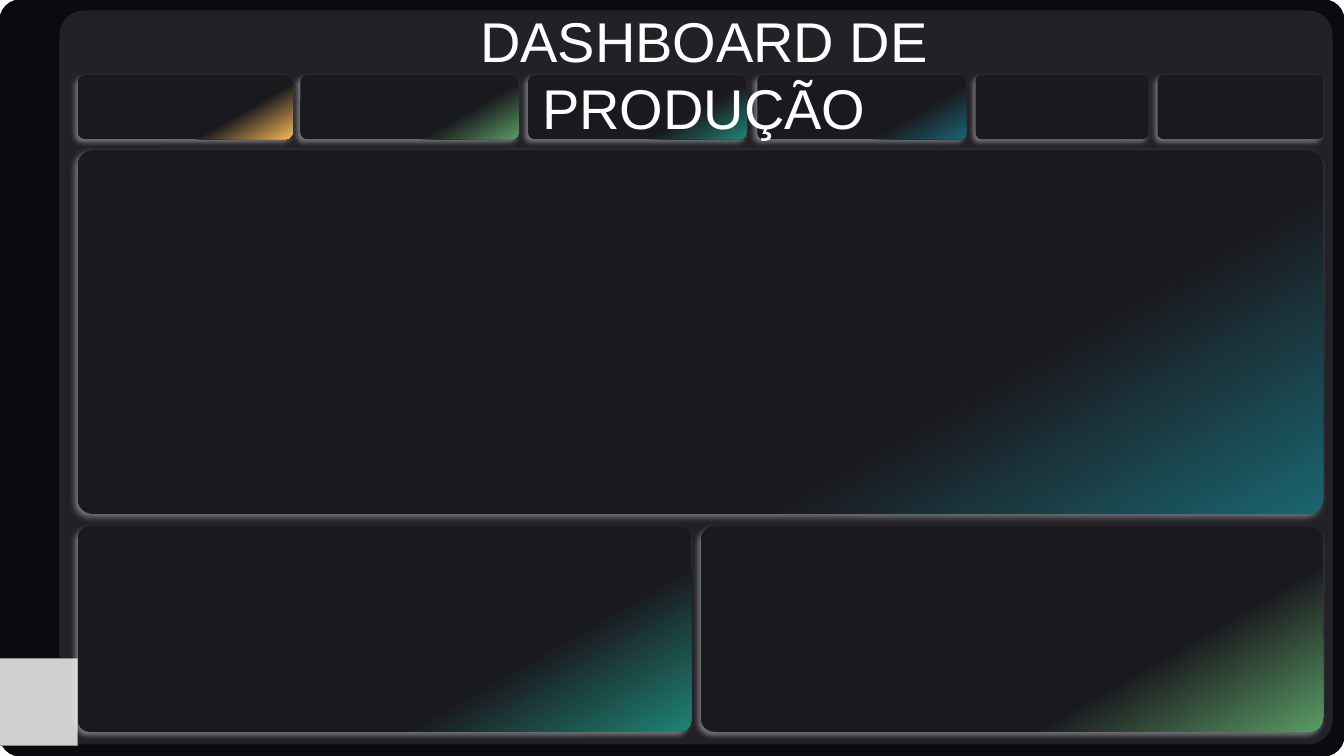
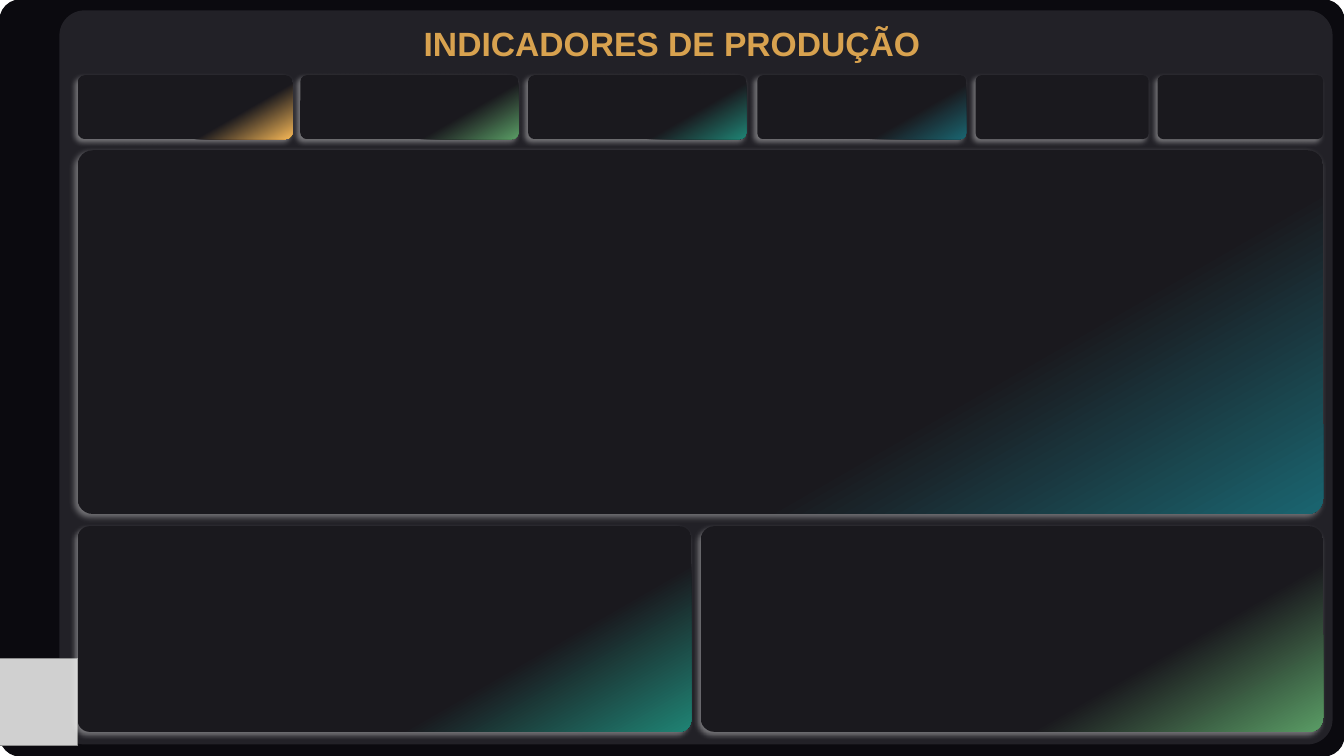
Before and after one commit to jorgeplatero/hashtag_dashboard_producao, a slide deck: slide 1 of plano_de_fundo.pptx. Drawn at 1344x756 pixels with LibreOffice and Linux fonts; fonts in the diff are those of the drawing; grey boxes stand for pictures. Boxes give left, top, right and bottom in pixels: in the first picture for what was removed or moved away, otherwise in the second. Text is boxed around its words. In the diff, an @@ line names an element or a change of style, - is before the commit and + after.

Commit message:
inserindo dashboard

```diff
--- a/plano_de_fundo.pptx
+++ b/plano_de_fundo.pptx
@@ text at bbox=[424, 29, 920, 63]: text changed; size 40 to 24 pt; text colour #FFFFFF to #D8A24F; bold on @@
-DASHBOARD DE PRODUÇÃO
+INDICADORES DE PRODUÇÃO
```
Also in this commit, not shown: 4 other files.
